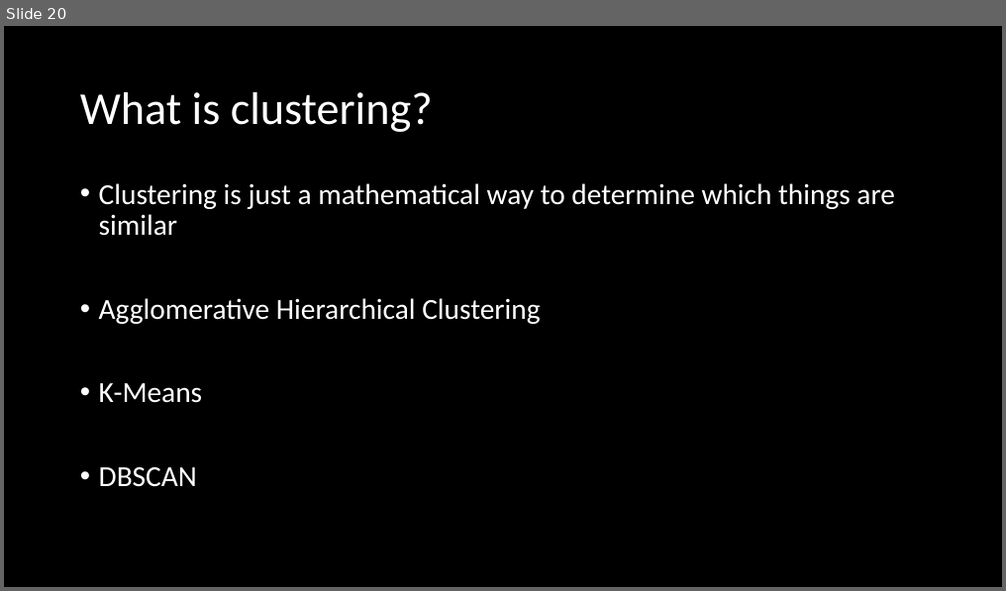
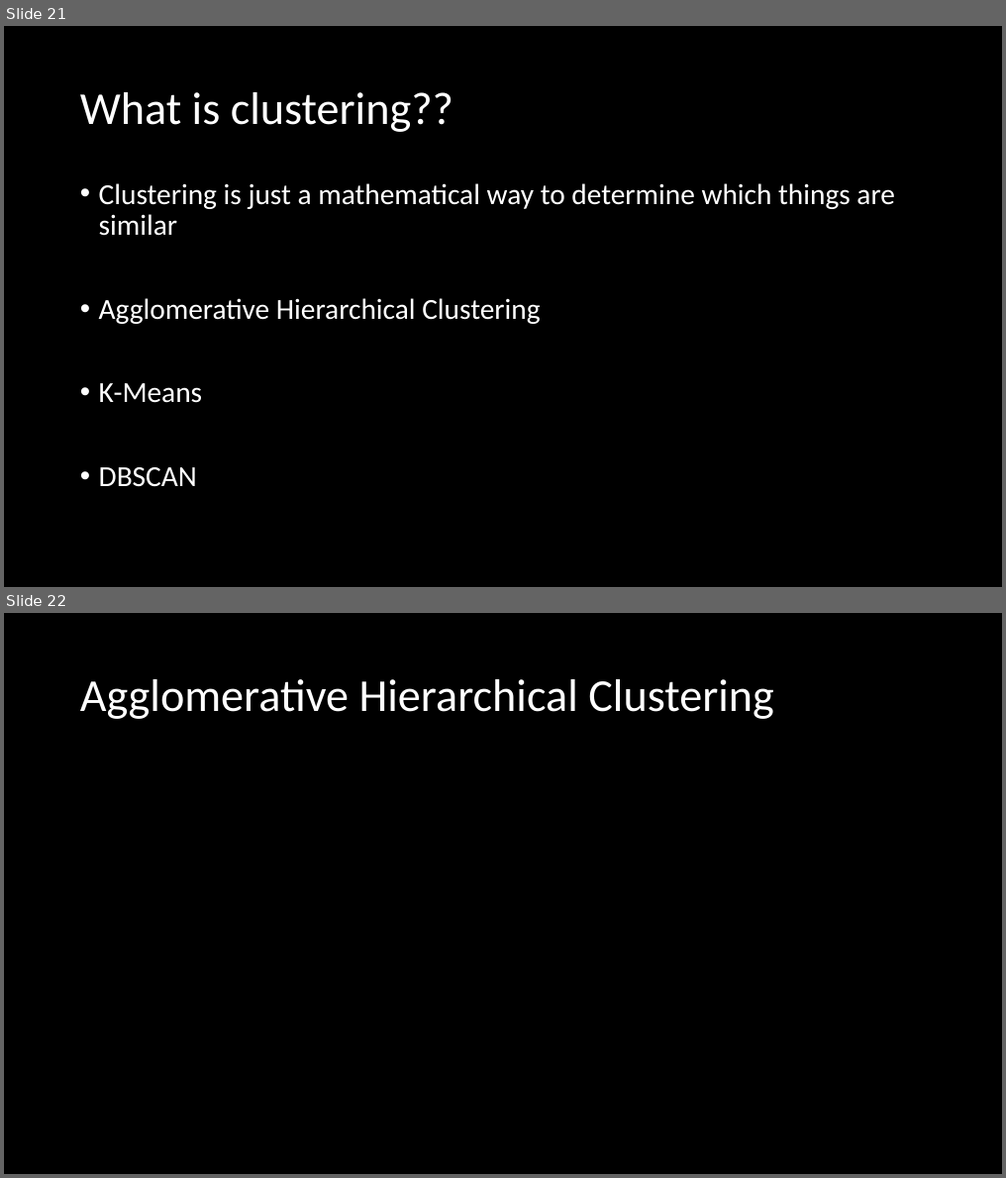
Before and after one commit to jrizcallah/Springboard, a slide deck: Springboard/capstone2/reports/sentiment_bias_presentation.pptx. Shown one above the other, each under a label of ours: slide 20 before the commit, slides 21 and 22 after it. The pictures are 1006x591 and 1006x1178 pixels, drawn with LibreOffice and Linux fonts; fonts in the diff are those of the drawing. Boxes give left, top, right and bottom in pixels: in the first picture for what was removed or moved away, otherwise in the second. Text is boxed around its words. In the diff, an @@ line names an element or a change of style, - is before the commit and + after.

```diff
--- a/Springboard/capstone2/reports/sentiment_bias_presentation.pptx
+++ b/Springboard/capstone2/reports/sentiment_bias_presentation.pptx
@@ slide 22 added at bbox=[4, 613, 1002, 1174], background #000000 @@
@@ title added at bbox=[80, 679, 774, 719], 44 pt, text #FFFFFF @@
+Agglomerative Hierarchical Clustering
@@ what was slide 20 is now slide 21 @@
@@ slide 21 changed as well @@
@@ title at bbox=[80, 92, 453, 132]: text changed @@
-What is clustering?
+What is clustering??
```
Also in this commit, not shown: 26 other slides changed, 5 other slides added, 2 slides removed, 29 other files.
